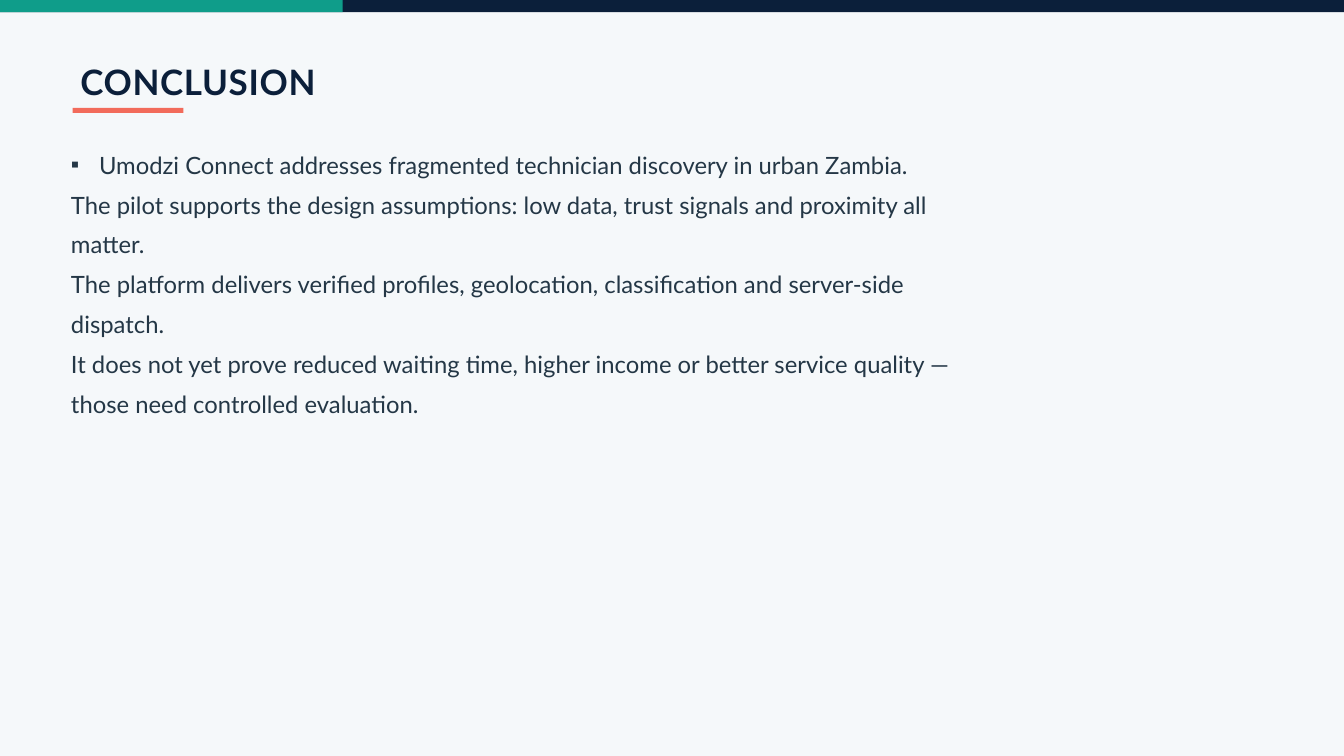
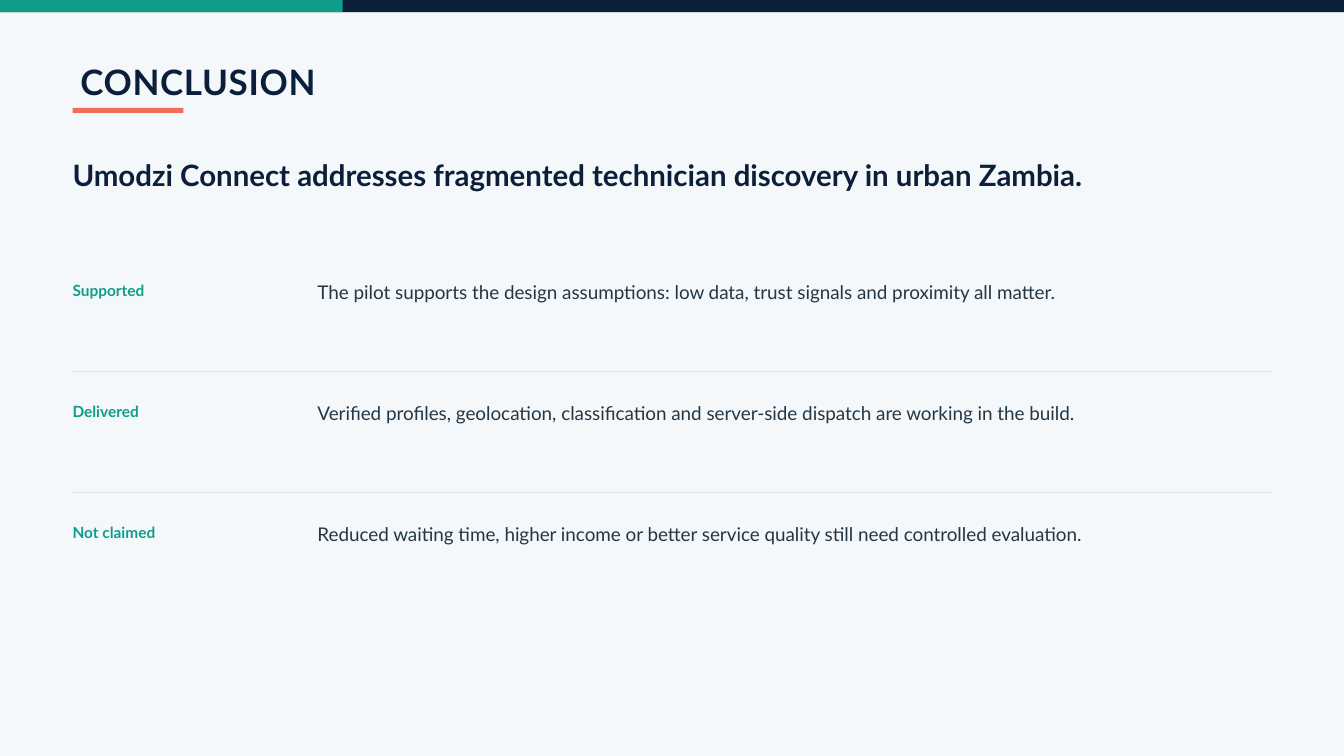
Before and after one commit to malama996/Umodzi-Conneckt, a slide deck: slide 13 of Umodzi_Connect_Defence_Package/Umodzi_Connect_Final_Defence_Presentation.pptx. Drawn at 1344x756 pixels with LibreOffice and Linux fonts; fonts in the diff are those of the drawing. Boxes give left, top, right and bottom in pixels: in the first picture for what was removed or moved away, otherwise in the second. Text is boxed around its words. In the diff, an @@ line names an element or a change of style, - is before the commit and + after.

```diff
--- a/Umodzi_Connect_Defence_Package/Umodzi_Connect_Final_Defence_Presentation.pptx
+++ b/Umodzi_Connect_Defence_Package/Umodzi_Connect_Final_Defence_Presentation.pptx
@@ text removed at (71, 156, 926, 413) @@
-▪ Umodzi Connect addresses fragmented technician discovery in urban Zambia.
-The pilot supports the design assumptions: low data, trust signals and proximity all matter.
-The platform delivers verified profiles, geolocation, classification and server-side dispatch.
-It does not yet prove reduced waiting time, higher income or better service quality — those need controlled evaluation.
@@ text added at (73, 164, 1082, 192), 21 pt, text #0B1F3A, bold @@
+Umodzi Connect addresses fragmented technician discovery in urban Zambia.
@@ text added at (73, 284, 145, 299), 11 pt, text #0F9D8A, bold @@
+Supported
@@ text added at (317, 285, 1055, 303), 13.5 pt, text #243746 @@
+The pilot supports the design assumptions: low data, trust signals and proximity all matter.
@@ line added from (73, 371) to (1272, 371), #DCE4E9 0.5 pt @@
@@ text added at (73, 405, 139, 417), 11 pt, text #0F9D8A, bold @@
+Delivered
@@ text added at (317, 406, 1074, 424), 13.5 pt, text #243746 @@
+Verified profiles, geolocation, classification and server-side dispatch are working in the build.
@@ line added from (73, 492) to (1272, 492), #DCE4E9 0.5 pt @@
@@ text added at (73, 526, 155, 538), 11 pt, text #0F9D8A, bold @@
+Not claimed
@@ text added at (317, 527, 1082, 545), 13.5 pt, text #243746 @@
+Reduced waiting time, higher income or better service quality still need controlled evaluation.
```
Also in this commit, not shown: 9 other slides changed, 2 slides added, 2 slides removed, 2 other files.
